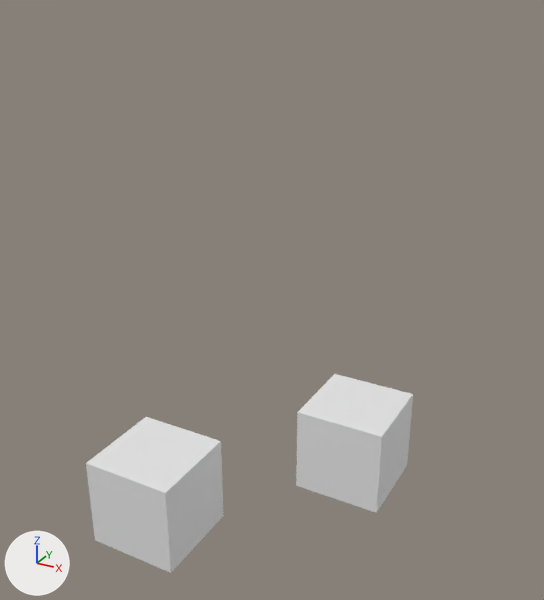
The glTF model resources/noel.glb as it was, and as the next commit left it.
Rendered twice from a 50 mm lens placed at (7.45, -11.92, 8.79), pointed at (0.9, 0.0, 2.83). Every picture has the same lights, and +X, +Y and +Z are marked at lower left. Objects named as collision shapes, trigger or cutter boxes, shadow casters or lower levels of detail are left out. Where no turn or scale is listed for an object, it has been applied to the vertices. Vertices at the same position are counted once.
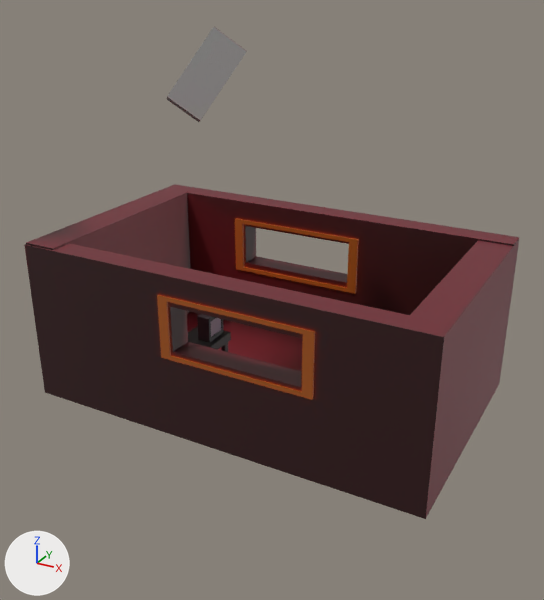
Where the newer file only moved an object's origin or applied its transform, the numbers keep the older frame.

Pixel boxes [x1, y1, x2, y2] of what changed, in the pictures (544 x 600 px):
'office_base_2', added: after [24, 240, 519, 519]
'office_base', added: after [26, 184, 520, 383]
'Cube', reshaped (41% narrower, 39% shorter): before [86, 417, 223, 573]; after [167, 27, 247, 122]
'Cube.001', deleted: before [296, 374, 413, 513]
'window.__original.001', added: after [157, 295, 315, 400]
'window', added: after [235, 218, 359, 294]
'table', added: after [188, 326, 231, 352]
'tv', added: after [197, 314, 223, 343]
'screen', added: after [211, 318, 221, 337]
part 1 of me_cube, deleted: before [86, 417, 223, 573]
part 2 of me_cube, added: after [167, 27, 247, 122]

What changed in the scene script:
```text
Add mat_bake_mat_021:
    mat_bake_mat_021 = bpy.data.materials.new('bake_mat.021')
    # uses the picture img_noel_scene_tv_1486367927807264413
Add mat_bake_mat_020:
    mat_bake_mat_020 = bpy.data.materials.new('bake_mat.020')
    # uses the picture img_noel_scene_table_1486367927807264413
Add mat_bake_mat_019:
    mat_bake_mat_019 = bpy.data.materials.new('bake_mat.019')
    # uses the picture img_noel_scene_window___original_001_1486367927807264413
Add mat_bake_mat_018:
    mat_bake_mat_018 = bpy.data.materials.new('bake_mat.018')
    # uses the picture img_noel_scene_office_base_2_1486367927807264413
Add mat_bake_mat_017:
    mat_bake_mat_017 = bpy.data.materials.new('bake_mat.017')
    # uses the picture img_noel_scene_window_1486367927807264413
Add mat_bake_mat_016:
    mat_bake_mat_016 = bpy.data.materials.new('bake_mat.016')
    # uses the picture img_noel_scene_office_base_1486367927807264413
Change me_cube:
    remove me_cube.from_pydata(...)  # 8 vertices, 12 faces; spans x -1.0..1.0, y -1.0..1.0, z -1.0..1.0
    remove me_cube.materials.append(mat_material)  # white #e7e7e7
    add me_cube.from_pydata(...)  # 8 vertices, 12 faces; spans x 0.97..2.2, y -0.62..0.67, z 7.95..9.44
    me_cube part 1: the whole mesh is rebuilt
    me_cube part 2
    8 vertices are added at x 0.97..2.2, y -0.62..0.67, z 7.95..9.44
    12 new faces join them
    add me_cube.materials.append(mat_bake_mat_037)  # picture img_noel_scene_cube__8444244490696888725
Remove ob_cube_001:
    ob_cube_001 = bpy.data.objects.new('Cube.001', me_cube_001)
Add ob_screen:
    ob_screen = bpy.data.objects.new('screen', me_plane_004)  # 4 vertices, 2 faces; spans x 0.0, y -0.198..0.198, z -0.179..0.179; in mat_bake_mat_022 (picture img_noel_scene_screen_1486367927807264413)
    ob_screen.location = (0.13, -0.86, 2.45)
Add ob_tv:
    ob_tv = bpy.data.objects.new('tv', me_tv_004)  # 3972 vertices, 7940 faces; spans x -0.131..0.131, y -0.253..0.253, z -0.252..0.252
    ob_tv.location = (0.01, -0.86, 2.45)
Add ob_table:
    ob_table = bpy.data.objects.new('table', me_table_004)  # 5908 vertices, 10621 faces; spans x -0.686..0.052, y -0.078..1.27, z -0.359..0.487
    ob_table.location = (0.2, -1.79, 1.71)
Add ob_window___original_001:
    ob_window___original_001 = bpy.data.objects.new('window.__original.001', me_window_008)  # 882 vertices, 1411 faces; spans x -1.45..1.45, y -0.25..0.25, z -0.58..0.58
    ob_window___original_001.location = (1.69, -2.51, 3.26)
Add ob_office_base_2:
    ob_office_base_2 = bpy.data.objects.new('office_base_2', me_office_base_008)  # 1618 vertices, 2651 faces; spans x -4.42..3.37, y -0.61..4.02, z -2.13..0.96
    ob_office_base_2.location = (1.7, -2.12, 3.25)
Add ob_window:
    ob_window = bpy.data.objects.new('window', me_window_006)  # 882 vertices, 1411 faces; spans x -1.44..1.44, y -0.25..0.25, z -0.58..0.58
    ob_window.location = (0.63, 1.68, 3.25)
Add ob_office_base:
    ob_office_base = bpy.data.objects.new('office_base', me_office_base_006)  # 1618 vertices, 2651 faces; spans x -3.37..4.42, y -4.02..0.61, z -2.13..0.96
    ob_office_base.location = (0.65, 1.33, 3.27)
```
